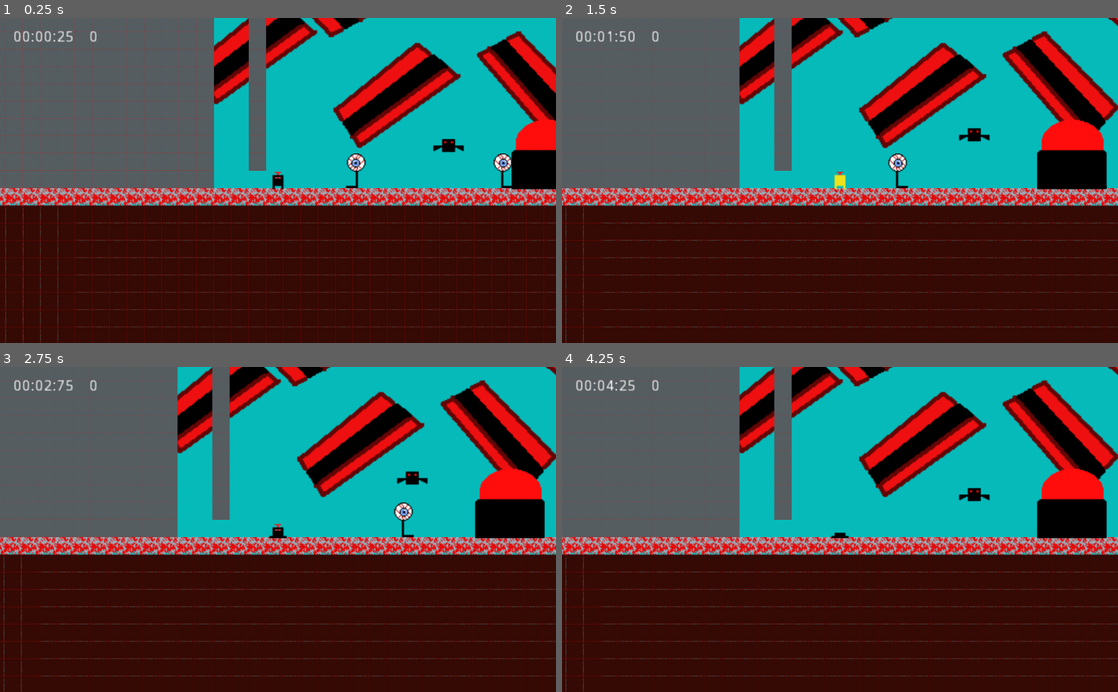
Above: before the commit, frames 1-4 (two rows, left to right).
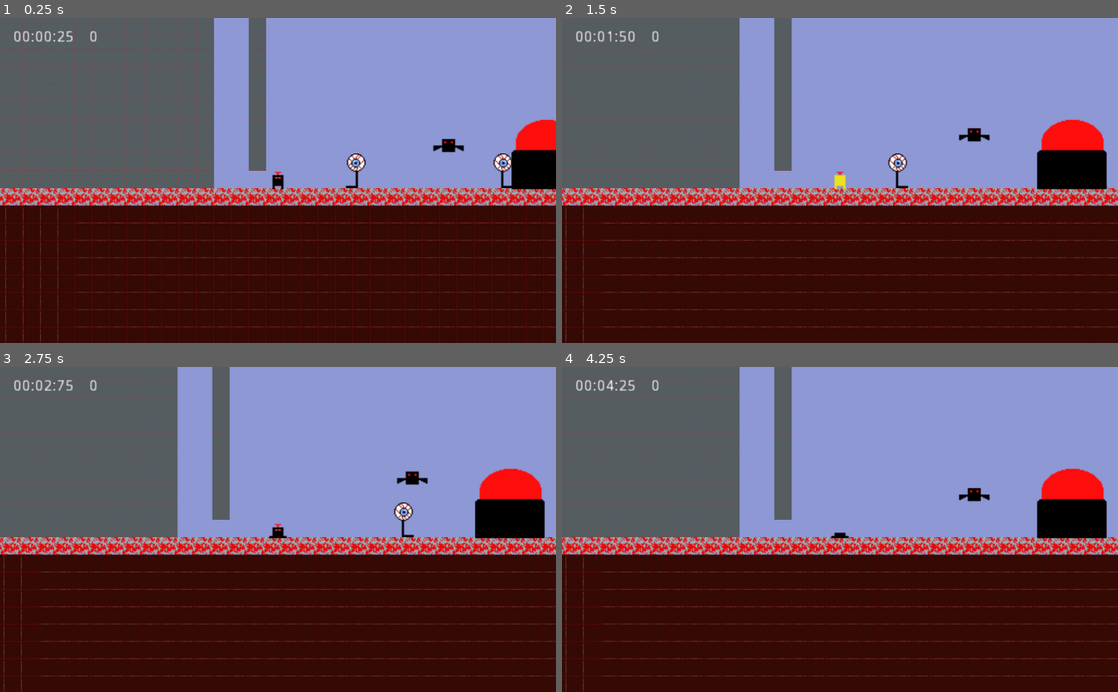
Above: after the commit, the same moments.

Repository: tompasini/Born4Lazers
Game: Godot game, scene res://Worlds/Red World/RedLevel1.tscn
Same seed, same stepped clock (60 frames per second), same inputs: the game is played once before the commit and once after it.
Inputs (mouse positions are in pixels of both pictures, inside the frame that each line leads up to):
- Up to frame 1 (0.25 s): no input
- Up to frame 2 (1.5 s): move the mouse to (962, 164) at 0.52 s; hold Shift (run) 0.53-1.28 s; hold D (right) from 0.53 s (still down); tap Space (jump) at 0.77 s; move the mouse to (728, 196) at 1.27 s; click (728, 196) at 1.35 s
- Up to frame 3 (2.75 s): tap Space (jump) at 1.52 s; move the mouse to (333, 458) at 2.02 s; release D (right) at 2.03 s; hold A (left) from 2.03 s (still down); hold Shift (run) from 2.03 s (still down)
- Up to frame 4 (4.25 s): move the mouse to (812, 594) at 2.77 s; release A (left) at 2.78 s; release Shift (run) at 2.78 s; hold D (right) from 2.78 s (still down); click (812, 594) at 2.85 s; tap Space (jump) at 3.02, 3.77 s; move the mouse to (1006, 578) at 3.52 s; hold Shift (run) from 3.53 s (still down)

The runs differ from the first frame. In frame 1, 29% of the frame differs, in the area x 0-100%, y 0-99%; in frame 2, 32%; in frame 3, 32%; in frame 4, 33%.

Commit message:
better red world background

Diff:
--- a/Worlds/Red World/RedLevel1.tscn
+++ b/Worlds/Red World/RedLevel1.tscn
@@ -7,7 +7,7 @@
 [ext_resource path="res://Interactables/Switches/RedSwitch.tscn" type="PackedScene" id=5]
 [ext_resource path="res://HUD/LevelTimer.tscn" type="PackedScene" id=6]
 [ext_resource path="res://Scripts/Level.gd" type="Script" id=7]
-[ext_resource path="res://Assets/Backgrounds/Red World/Background #1.png" type="Texture" id=8]
+[ext_resource path="res://Assets/Backgrounds/Red World/Background Evening.png" type="Texture" id=8]
 [ext_resource path="res://Resources/Tilesets/RedTileset1.tres" type="TileSet" id=9]
 [ext_resource path="res://Resources/Tilesets/RedTilesetOneWay.tres" type="TileSet" id=10]
 [ext_resource path="res://Assets/Backgrounds/Red World/Background 3.png" type="Texture" id=11]
@@ -30,6 +30,7 @@
 texture = ExtResource( 8 )
 
 [node name="Sprite2" type="Sprite" parent="."]
+visible = false
 position = Vector2( 54, 15.5 )
 scale = Vector2( 1.16875, 1.06458 )
 texture = ExtResource( 11 )
Binary file added: Assets/Backgrounds/Red World/Background Evening.png
Not shown, added: Assets/Backgrounds/Red World/Background Evening.png.import
